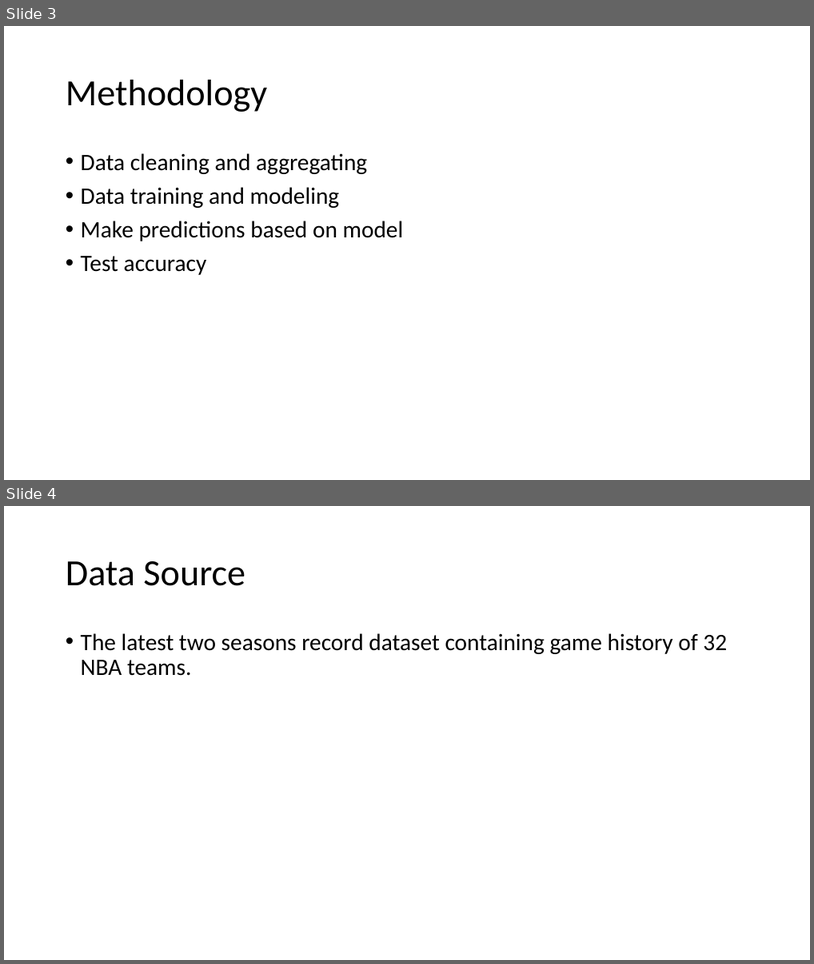
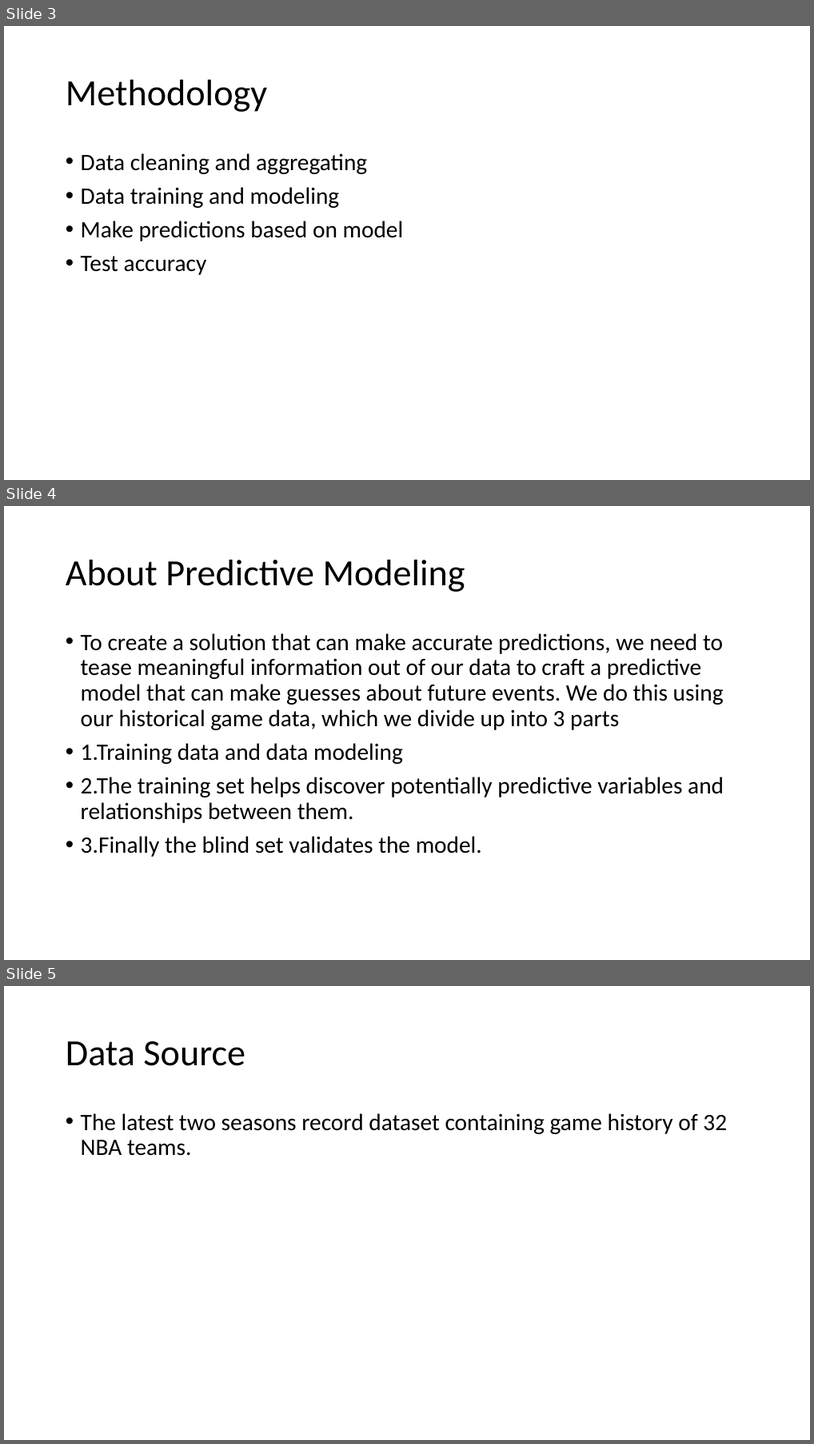
Before and after one commit to AndongWang/Upload, a slide deck: planning.pptx. Shown one above the other, each under a label of ours: slides 3 and 4 before the commit, slides 3, 4 and 5 after it. The pictures are 814x964 and 814x1444 pixels, drawn with LibreOffice and Linux fonts; fonts in the diff are those of the drawing. Boxes give left, top, right and bottom in pixels: in the first picture for what was removed or moved away, otherwise in the second. Text is boxed around its words. In the diff, an @@ line names an element or a change of style, - is before the commit and + after.

```diff
--- a/planning.pptx
+++ b/planning.pptx
@@ slide 4 added at <box>4,506,810,960</box>, background #FFFFFF @@
@@ title added at <box>66,560,466,592</box>, 44 pt, text #000000 @@
+About Predictive Modeling
@@ text added at <box>81,633,724,856</box>, 28 pt, text #000000 @@
+• To create a solution that can make accurate predictions, we need to tease meaningful information out of our data to craft a predictive model that can make guesses about future events. We do this using our historical game data, which we divide up into 3 parts
+• 1.Training data and data modeling
+• 2.The training set helps discover potentially predictive variables and relationships between them.
+• 3.Finally the blind set validates the model.
@@ what was slide 4 is now slide 5 @@
```
Also in this commit, not shown: 1 slide changed.
